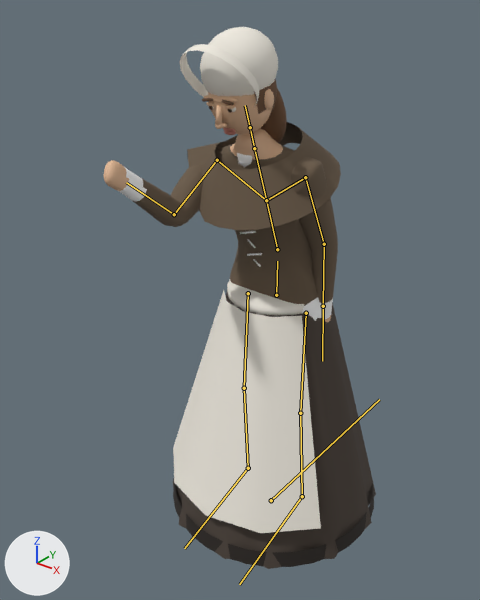
A saved change to the glTF model reckoning/models/townswoman.glb.
One viewpoint serves both versions: a camera (50 mm lens) standing at (1.21, -1.717, 1.927) and looking at (-0.063, -0.126, 0.941). The lights are fixed; the arrows at lower left show +X, +Y and +Z. The first picture is the older version. Both versions are drawn at frame 10 of the action 'Hammer'; the numbers are the values there. The bones that change, and the others that lie on the model, are drawn over the model as lines.

In view in the first picture: 'townswoman_apron', 'townswoman_body', 'townswoman_coat', 'townswoman_eyes', 'townswoman_hair', 'townswoman_hat', 'townswoman_linen', 'townswoman_skin', 'townswoman_skirt'.
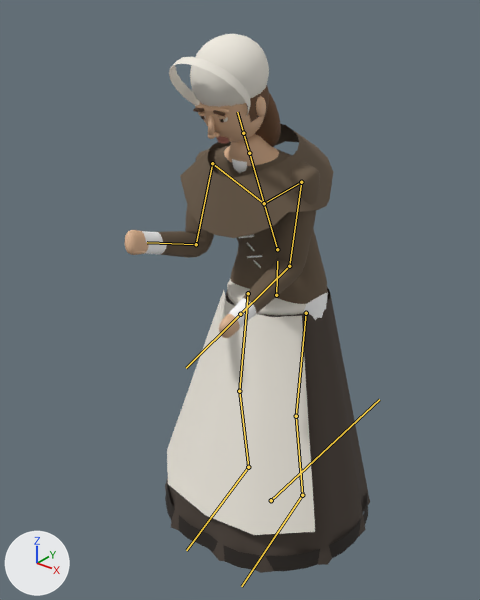
What differs and where, as boxes (x1, y1, x2, y2) in the pictures (480 x 600 px):
```json
{"object": "townswoman_apron", "change": "posed", "before": [173, 280, 321, 533], "after": [167, 279, 315, 535]}
{"object": "townswoman_body", "change": "posed", "before": [104, 128, 338, 322], "after": [125, 134, 328, 338], "on screen": "13% narrower"}
{"object": "townswoman_skirt", "change": "posed", "before": [173, 292, 376, 569], "after": [165, 287, 370, 573]}
{"object": "townswoman_coat", "change": "posed", "before": [187, 122, 341, 230], "after": [180, 124, 333, 238]}
{"object": "townswoman_hat", "change": "posed", "before": [179, 27, 278, 106], "after": [169, 34, 269, 116]}
{"object": "townswoman_skin", "change": "posed", "before": [204, 89, 274, 135], "after": [195, 96, 266, 144]}
{"object": "townswoman_hair", "change": "posed", "before": [202, 79, 287, 143], "after": [193, 85, 281, 147]}
{"object": "townswoman_linen", "change": "posed", "before": [237, 153, 262, 267], "after": [232, 159, 262, 268]}
{"object": "townswoman_eyes", "change": "posed", "before": [208, 106, 236, 113], "after": [200, 116, 228, 123]}
{"bone": "spine", "before": "(277, 249) to (266, 200)", "after": "(277, 249) to (264, 203)"}
{"bone": "upper_arm.L", "before": "(305, 177) to (324, 244)", "after": "(301, 182) to (289, 266)"}
{"bone": "forearm.L", "before": "(324, 244) to (323, 306)", "after": "(289, 266) to (240, 314)"}
{"bone": "upper_arm.R", "before": "(217, 160) to (174, 214)", "after": "(212, 163) to (196, 244)"}
{"bone": "forearm.R", "before": "(174, 214) to (126, 182)", "after": "(196, 244) to (147, 242)"}
{"bone": "thigh.L", "before": "(306, 313) to (300, 413)", "after": "(306, 313) to (296, 416)"}
{"bone": "shin.L", "before": "(300, 413) to (302, 496)", "after": "(296, 416) to (302, 495)"}
{"bone": "thigh.R", "before": "(248, 293) to (244, 388)", "after": "(248, 293) to (239, 391)"}
{"bone": "shin.R", "before": "(244, 388) to (248, 468)", "after": "(239, 391) to (248, 467)"}
```

The change, as JSON lines over the scene's bpy script:
```json
{"block": "bone_spine", "where": "bone_spine = bpy.data.objects['townswoman_rig'].pose.bones['spine']  # child of 'hips'"}
{"op": "set", "path": "bone_spine.rotation_quaternion", "old": "(0.985, 0.174, 0.0, 0.0)", "new": "(0.978, 0.208, 0.0, 0.0)", "note": "degrees (20, 0, 0) -> degrees (24, 0, 0)"}
{"block": "bone_upper_arm_l", "where": "bone_upper_arm_l = bpy.data.objects['townswoman_rig'].pose.bones['upper_arm.L']  # child of 'shoulder.L'"}
{"op": "set", "path": "bone_upper_arm_l.rotation_quaternion", "old": "(0.999, 0.0, 0.0, 0.04)", "new": "(0.954, -0.295, -0.018, 0.057)", "note": "degrees (0, 0, 5) -> degrees (-34, 0, 7)"}
{"block": "bone_forearm_l", "where": "bone_forearm_l = bpy.data.objects['townswoman_rig'].pose.bones['forearm.L']  # child of 'upper_arm.L'"}
{"op": "set", "path": "bone_forearm_l.rotation_quaternion", "old": "(0.998, -0.06, 0.0, 0.0)", "new": "(0.9, -0.435, 0.0, 0.0)", "note": "degrees (-7, 0, 0) -> degrees (-52, 0, 0)"}
{"block": "bone_upper_arm_r", "where": "bone_upper_arm_r = bpy.data.objects['townswoman_rig'].pose.bones['upper_arm.R']  # child of 'shoulder.R'"}
{"op": "set", "path": "bone_upper_arm_r.rotation_quaternion", "old": "(-0.714, 0.699, -0.035, 0.036)", "new": "(-0.888, 0.457, -0.023, 0.044)", "note": "degrees (-89, 0, -6) -> degrees (-54, 0, -6)"}
{"block": "bone_forearm_r", "where": "bone_forearm_r = bpy.data.objects['townswoman_rig'].pose.bones['forearm.R']  # child of 'upper_arm.R'"}
{"op": "set", "path": "bone_forearm_r.rotation_quaternion", "old": "(0.9, -0.435, 0.0, 0.0)", "new": "(0.811, -0.585, 0.0, 0.0)", "note": "degrees (-52, 0, 0) -> degrees (-72, 0, 0)"}
{"block": "bone_thigh_l", "where": "bone_thigh_l = bpy.data.objects['townswoman_rig'].pose.bones['thigh.L']  # child of 'hips'"}
{"op": "set", "path": "bone_thigh_l.rotation_quaternion", "old": "(1.0, 0.0, 0.0, 0.0)", "new": "(0.999, -0.035, 0.0, 0.0)", "note": "degrees (0, 0, 0) -> degrees (-4, 0, 0)"}
{"block": "bone_shin_l", "where": "bone_shin_l = bpy.data.objects['townswoman_rig'].pose.bones['shin.L']  # child of 'thigh.L'"}
{"op": "set", "path": "bone_shin_l.rotation_quaternion", "old": "(1.0, 0.0, 0.0, 0.0)", "new": "(0.998, 0.07, 0.0, 0.0)", "note": "degrees (0, 0, 0) -> degrees (8, 0, 0)"}
{"block": "bone_thigh_r", "where": "bone_thigh_r = bpy.data.objects['townswoman_rig'].pose.bones['thigh.R']  # child of 'hips'"}
{"op": "set", "path": "bone_thigh_r.rotation_quaternion", "old": "(1.0, 0.0, 0.0, 0.0)", "new": "(0.999, -0.035, 0.0, 0.0)", "note": "degrees (0, 0, 0) -> degrees (-4, 0, 0)"}
{"block": "bone_shin_r", "where": "bone_shin_r = bpy.data.objects['townswoman_rig'].pose.bones['shin.R']  # child of 'thigh.R'"}
{"op": "set", "path": "bone_shin_r.rotation_quaternion", "old": "(1.0, 0.0, 0.0, 0.0)", "new": "(0.998, 0.07, 0.0, 0.0)", "note": "degrees (0, 0, 0) -> degrees (8, 0, 0)"}
```
